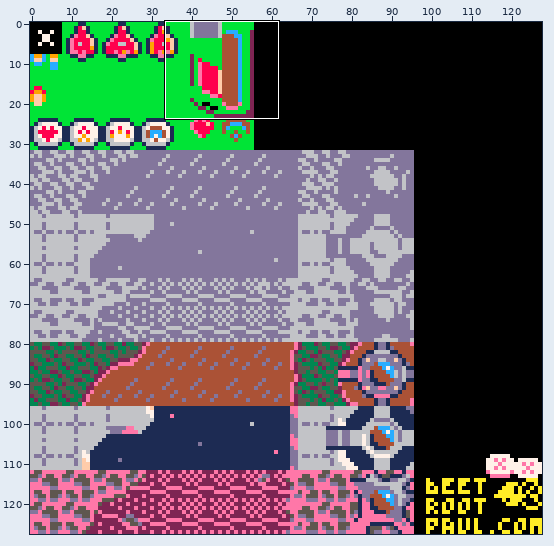
Two versions of one sprite sheet, graphics/spritesheet_main.png. Above: a wide view before the commit, with the close-up outlined.
Close-up. The starting point:
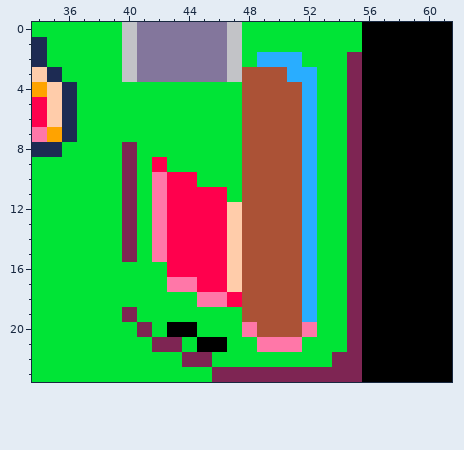
The file is 128x128 pixels. Shown: x 34..61, y 0..23.
The result:
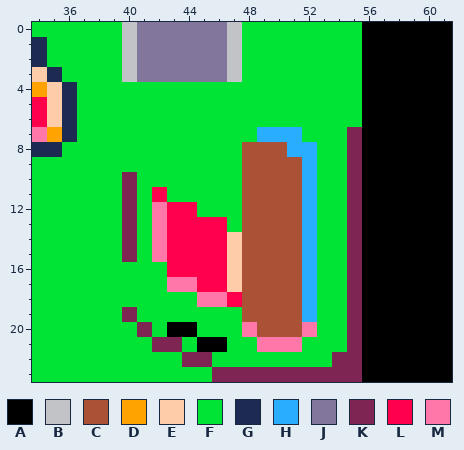
Palette (. is transparent): A #000000  B #c2c3c7  C #ab5236  D #ffa300  E #ffccaa  F #00e436  G #1d2b53  H #29adff  J #83769c  K #7e2553  L #ff004d  M #ff77a8
The edit:
The edit turns colour C into colour F in row 3 at x 48 to 50; in rows 4 to 6 at x 48 to 51; in row 7 at x 48.
The edit turns colour E into colour F in rows 12 to 13 at x 47.
The edit turns colour H into colour F in row 2 at x 49 to 51; in row 3 at x 51 to 52; in rows 4 to 7 at x 52.
The edit turns colour K into colour F in rows 2 to 6 at x 55; in rows 8 to 9 at x 40.
The edit turns colour L into colour F in row 9 at x 42; in row 10 at x 43 to 44; in row 11 at x 43 to 46; in row 12 at x 45 to 46.
The edit turns colour M into colour F in row 10 at x 42.
The edit turns colour C into colour H in row 7 at x 49 to 51; in row 8 at x 51.
The edit turns colour M into colour L in row 11 at x 42.
Changed places in both close-ups, as pixel boxes (x1, y1, x2, y2):
changed: (122, 52, 362, 232)
